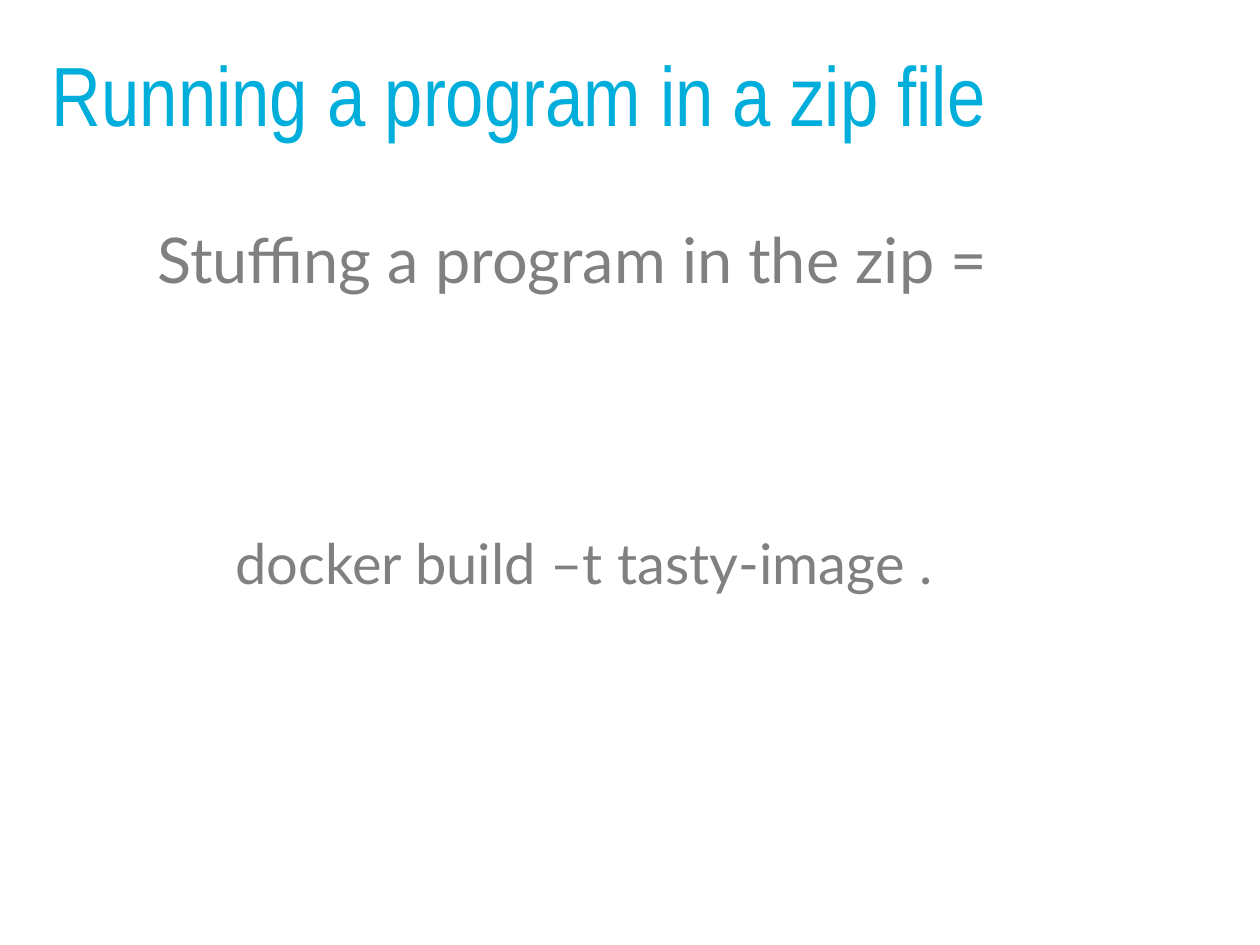
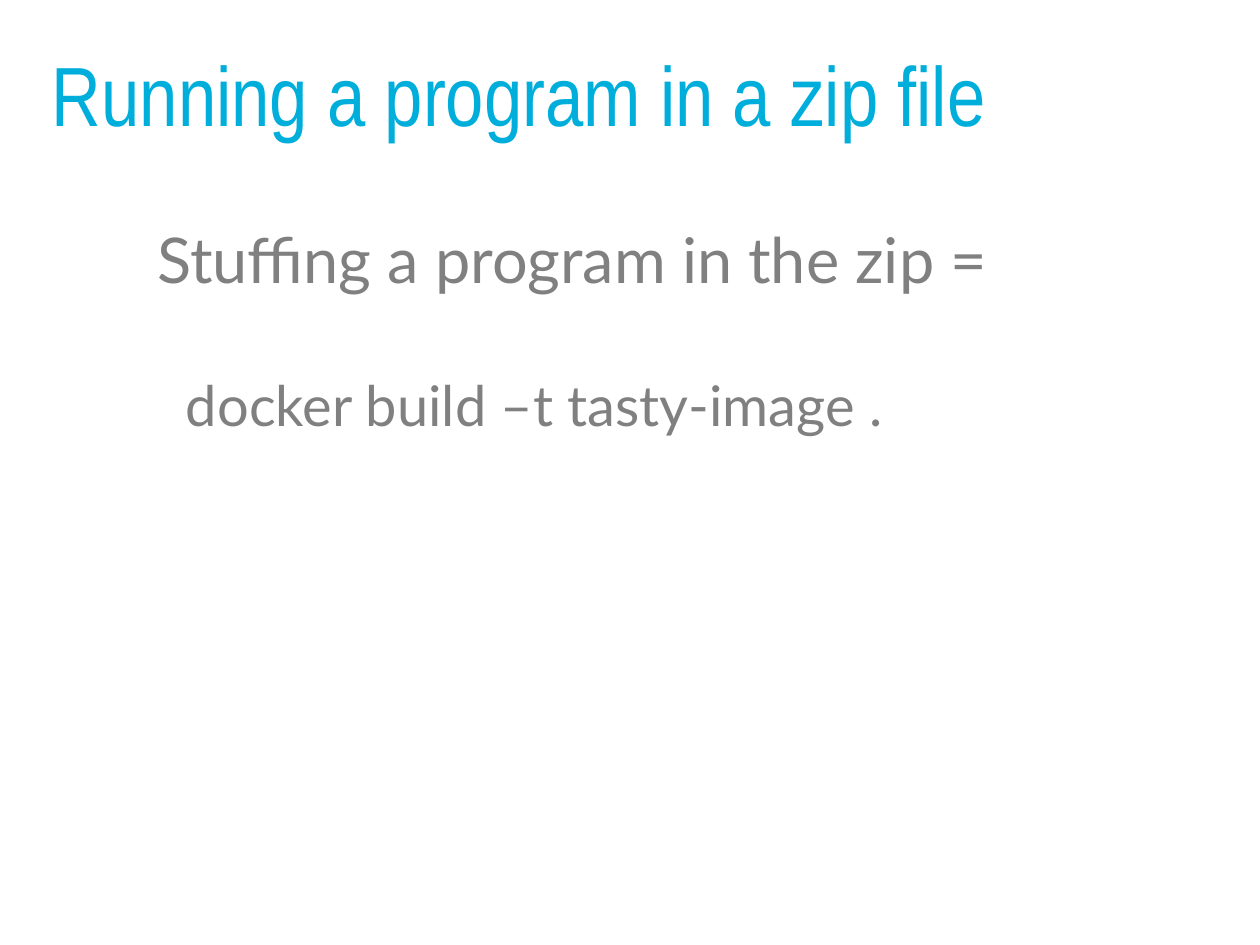
Before and after one commit to panmanphil/introduction-to-docker, a slide deck: slide 8 of DockerTalkThatConference2018.pptx. Drawn at 1260x945 pixels with LibreOffice and Linux fonts; fonts in the diff are those of the drawing. Boxes give left, top, right and bottom in pixels: in the first picture for what was removed or moved away, otherwise in the second. Text is boxed around its words. In the diff, an @@ line names an element or a change of style, - is before the commit and + after.

Commit message:
WIP on demos and slides

```diff
--- a/DockerTalkThatConference2018.pptx
+++ b/DockerTalkThatConference2018.pptx
@@ text "docker build –t tasty-image .": place and size @@
-text "docker build –t tasty-image ." at box(236, 543, 905, 594)
+text "docker build –t tasty-image ." at box(186, 385, 856, 436)
```
Also in this commit, not shown: 4 other files.
